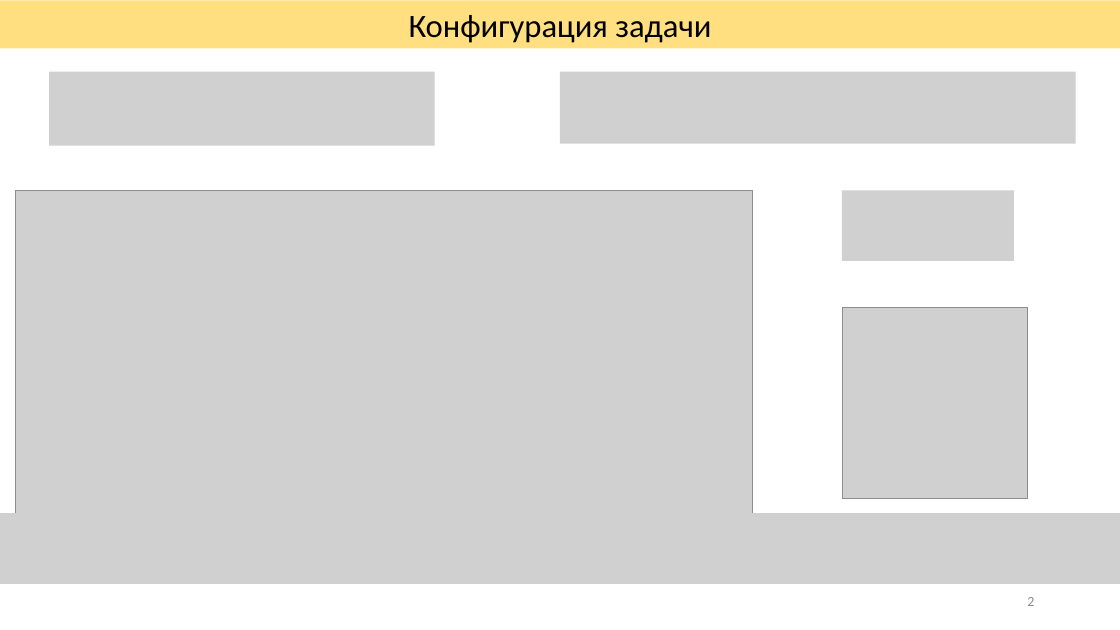
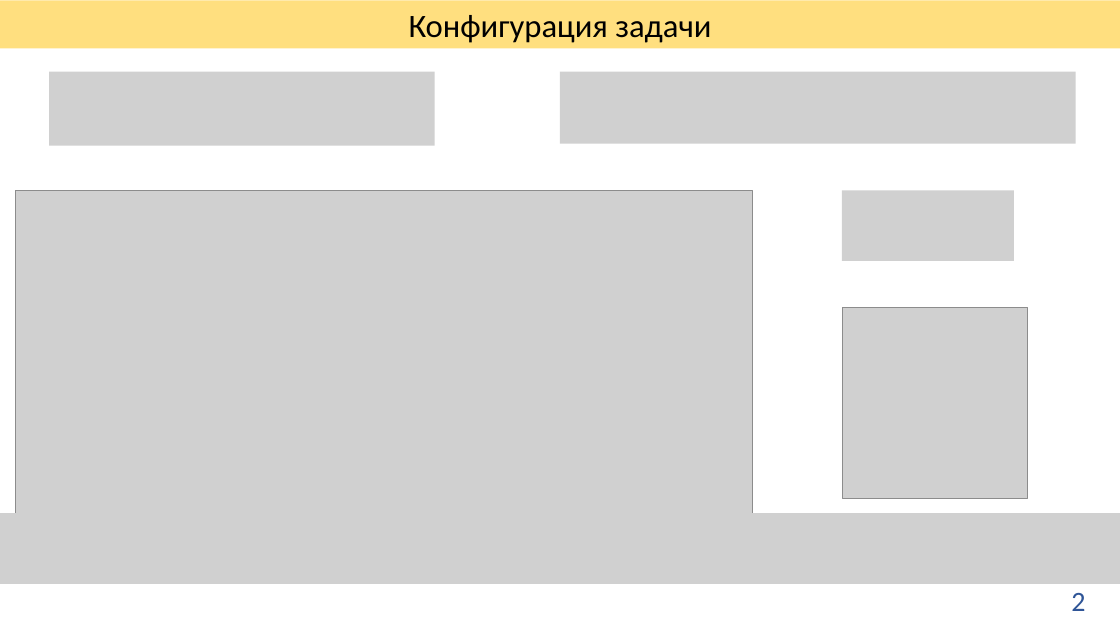
Before and after one commit to GreysMouse/diplom, a slide deck: slide 2 of Конференция.pptx. Drawn at 1120x630 pixels with LibreOffice and Linux fonts; fonts in the diff are those of the drawing; grey boxes stand for pictures. Boxes give left, top, right and bottom in pixels: in the first picture for what was removed or moved away, otherwise in the second. Text is boxed around its words. In the diff, an @@ line names an element or a change of style, - is before the commit and + after.

Commit message:
final presentation

```diff
--- a/Конференция.pptx
+++ b/Конференция.pptx
@@ page number moved from (x1=1027, y1=597, x2=1034, y2=606) to (x1=1071, y1=593, x2=1085, y2=611) @@
@@ page number at (x1=1071, y1=593, x2=1085, y2=611): size 12 to 24 pt, text colour #8C8C8C to #2F5597 @@
```
Also in this commit, not shown: 7 other slides changed, 1 slide added, 3 other files.
